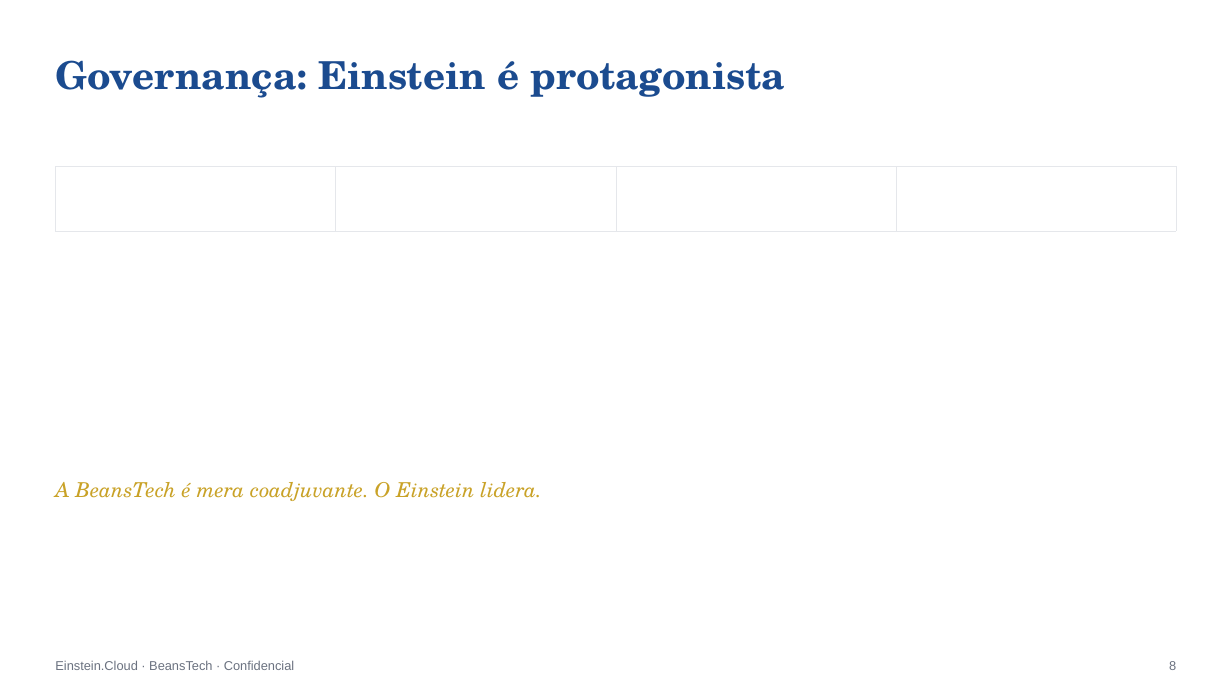
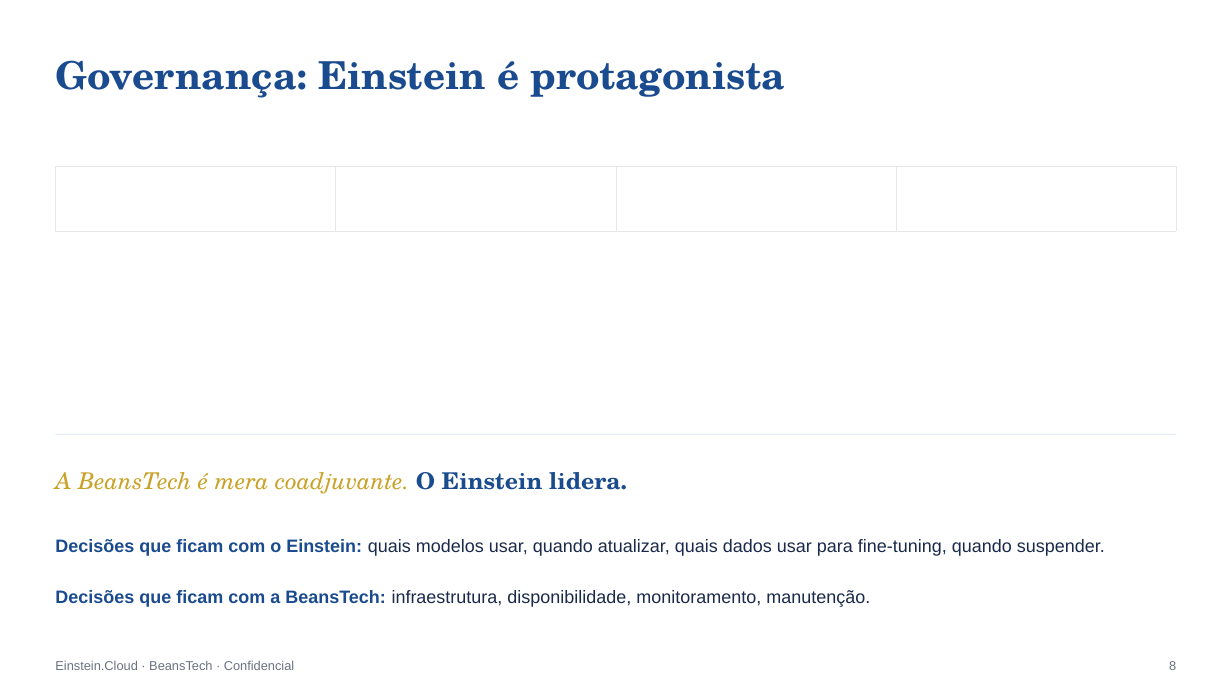
Before and after one commit to beanstechhub/healthtech-infra, a slide deck: slide 8 of apresentacoes/Einstein_Cloud_Apresentacao.pptx. Drawn at 1232x693 pixels with LibreOffice and Linux fonts; fonts in the diff are those of the drawing. Boxes give left, top, right and bottom in pixels: in the first picture for what was removed or moved away, otherwise in the second. Text is boxed around its words. In the diff, an @@ line names an element or a change of style, - is before the commit and + after.

Commit message:
Qwen: 'um dos melhores do mundo' (PT/EN); Einstein: S5/S8/S13 preenchidos, sintaxe corrigida

```diff
--- a/apresentacoes/Einstein_Cloud_Apresentacao.pptx
+++ b/apresentacoes/Einstein_Cloud_Apresentacao.pptx
@@ line added from (55, 434) to (1177, 434), #E3ECF5 0.75 pt @@
@@ text "A BeansTech é mera coadjuvante. ..." moved from (x1=55, y1=482, x2=542, y2=501) to (x1=55, y1=472, x2=627, y2=494) @@
@@ text "A BeansTech é mera coadjuvante. ..." at (x1=55, y1=472, x2=627, y2=494): size 16 to 18 pt; text colour #C9A227 to #1B4B8F, bold on, italic off in "O Einstein lidera." @@
@@ text added at (x1=55, y1=539, x2=1105, y2=556), 14 pt, text #1B2A4A @@
+Decisões que ficam com o Einstein: quais modelos usar, quando atualizar, quais dados usar para fine-tuning, quando suspender.
@@ text added at (x1=55, y1=590, x2=870, y2=607), 14 pt, text #1B2A4A @@
+Decisões que ficam com a BeansTech: infraestrutura, disponibilidade, monitoramento, manutenção.
```
Also in this commit, not shown: 2 other slides changed, 4 other files.
